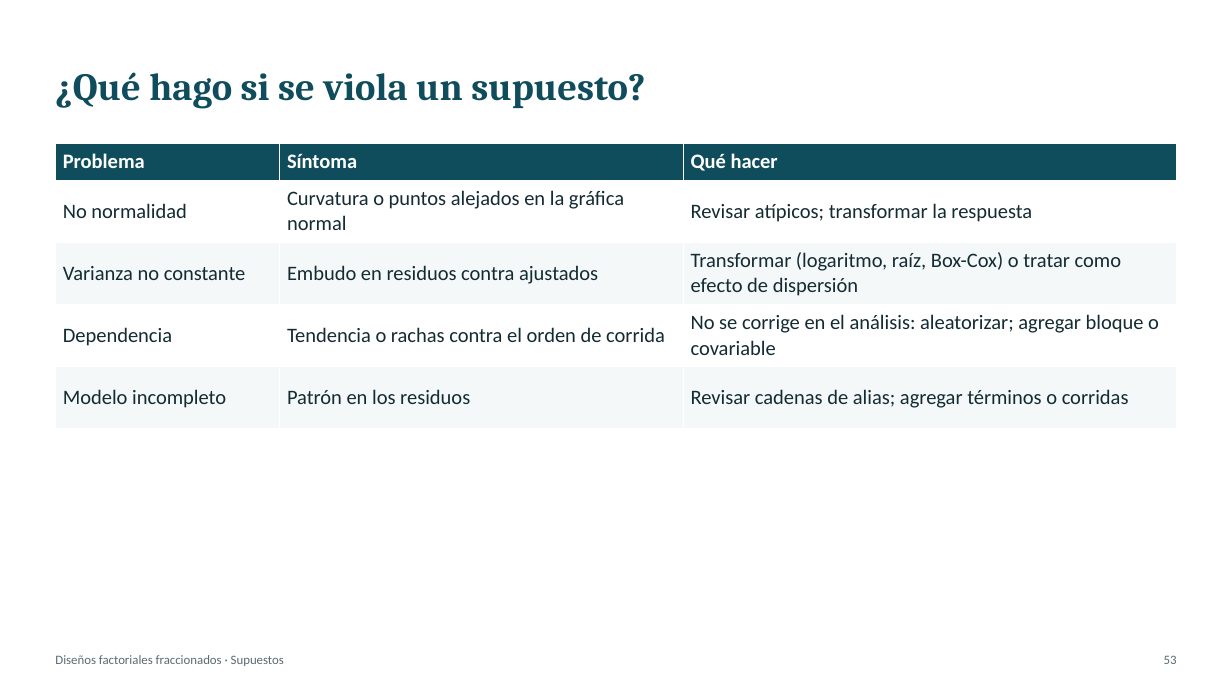
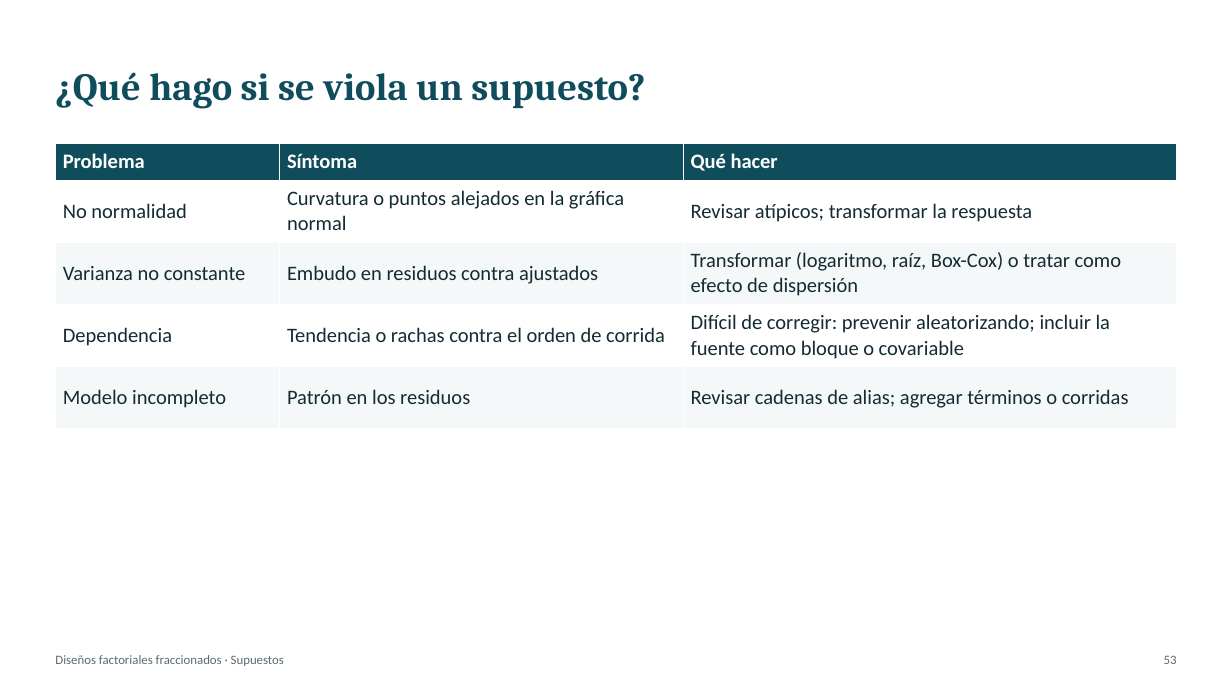
Before and after one commit to Juanes2001/diseno-de-experimentos, a slide deck: slide 53 of exposicion-tema-06/Tema6_Factoriales_Fraccionados.pptx. Drawn at 1232x693 pixels with LibreOffice and Linux fonts; fonts in the diff are those of the drawing. Boxes give left, top, right and bottom in pixels: in the first picture for what was removed or moved away, otherwise in the second. Text is boxed around its words. In the diff, an @@ line names an element or a change of style, - is before the commit and + after.

```diff
--- a/exposicion-tema-06/Tema6_Factoriales_Fraccionados.pptx
+++ b/exposicion-tema-06/Tema6_Factoriales_Fraccionados.pptx
@@ table at (x1=55, y1=143, x2=1177, y2=429) @@
-row 4, column 3: No se corrige en el análisis: aleatorizar; agregar bloque o covariable
+row 4, column 3: Difícil de corregir: prevenir aleatorizando; incluir la fuente como bloque o covariable
```
Also in this commit, not shown: 25 other slides changed, 3 other files.
